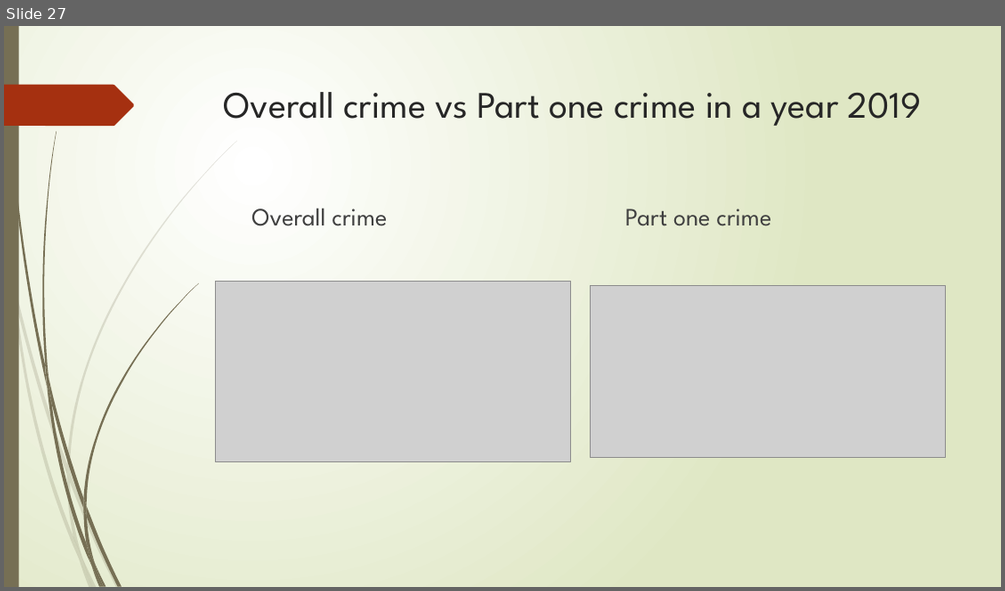
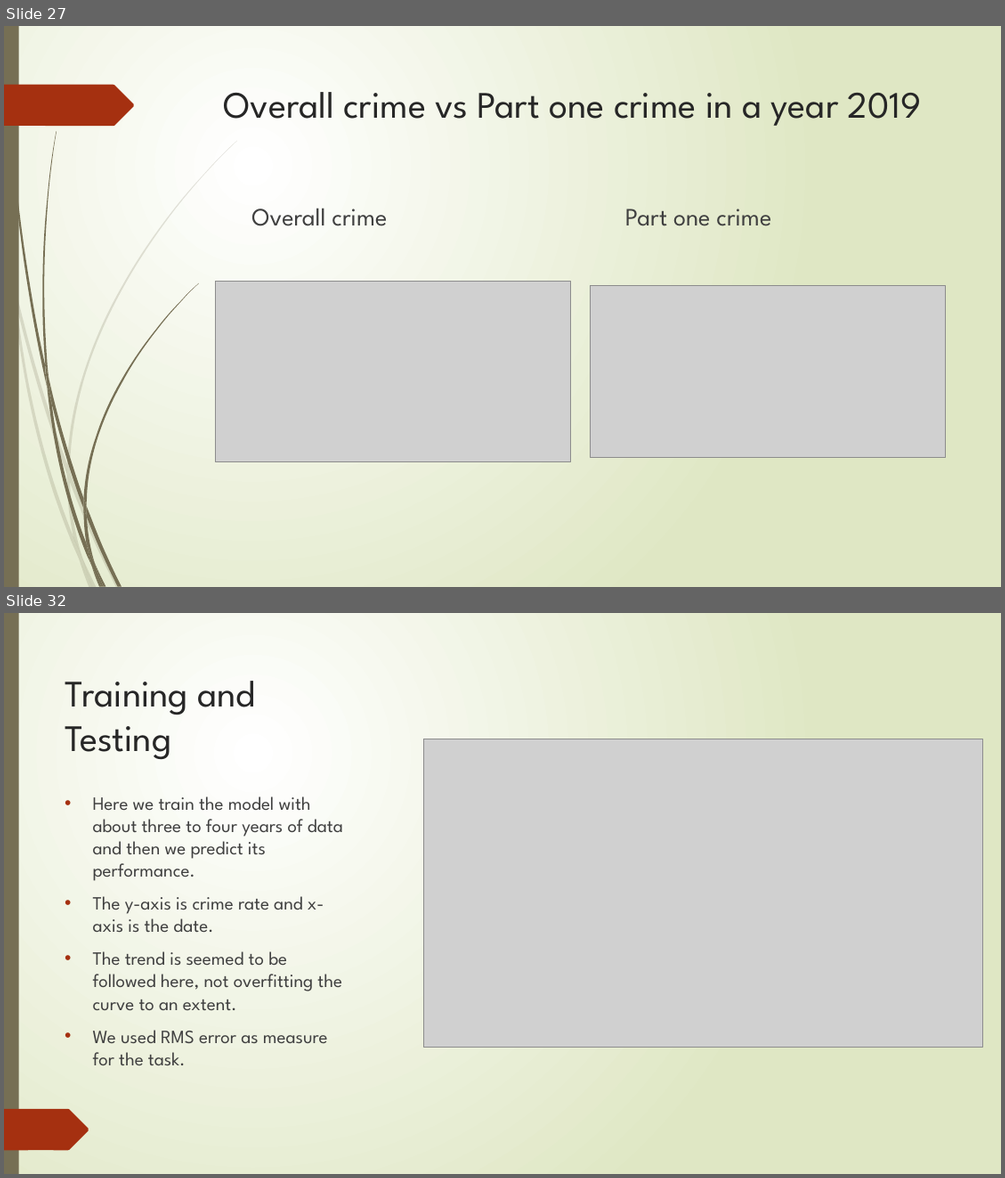
Before and after one commit to mitresh95/ImpactOfCrimeOnHousing, a slide deck: Presentation.pptx. Shown one above the other, each under a label of ours: slide 27 before the commit, slides 27 and 32 after it; the slides between them are not shown. The pictures are 1005x591 and 1005x1178 pixels, drawn with LibreOffice and Linux fonts; fonts in the diff are those of the drawing; grey boxes stand for pictures. Boxes give left, top, right and bottom in pixels: in the first picture for what was removed or moved away, otherwise in the second. Text is boxed around its words. In the diff, an @@ line names an element or a change of style, - is before the commit and + after.

```diff
--- a/Presentation.pptx
+++ b/Presentation.pptx
@@ slide 32 added at <box>4,613,1001,1174</box>, background gradient #FFFFFF to #DFE8C4; not listed: 23 template elements that a slide beside it also shows @@
@@ rectangle added at <box>4,613,1001,1174</box>, fill gradient #FFFFFF to #DFE8C4 @@
@@ rectangle added at <box>4,613,19,1174</box>, fill #766F54 @@
@@ title added at <box>65,681,256,759</box>, 36 pt, text #262626 @@
+Training and Testing
@@ picture added at <box>424,739,983,1046</box> @@
@@ text added at <box>93,796,343,1065</box>, 18 pt, text #404040 @@
+• Here we train the model with about three to four years of data and then we predict its performance.
+• The y-axis is crime rate and x-axis is the date.
+• The trend is seemed to be followed here, not overfitting the curve to an extent.
+• We used RMS error as measure for the task.
@@ freeform shape added at <box>4,1109,89,1150</box>, fill #A53010 @@
```
Also in this commit, not shown: 1 slide changed, 3 other slides added, 2 other files.
